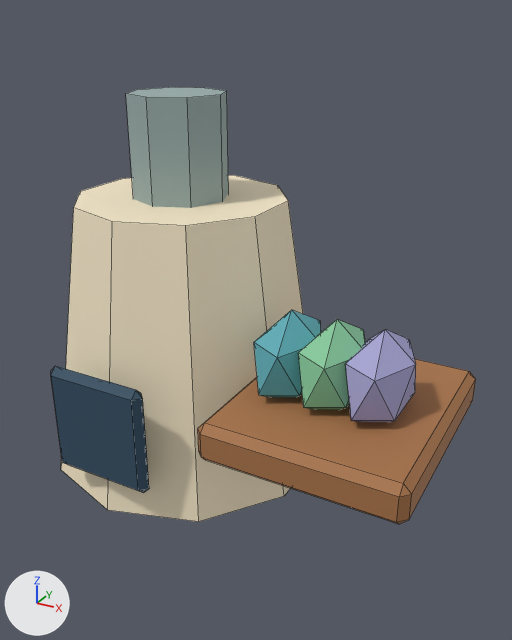
Two versions of the Blender file source/art-source/glassworks.blend, one commit apart.
Camera for both pictures: a camera (50 mm lens) standing at (1.42, -1.89, 1.61) and looking at (0.34, 0.07, 0.63). The axes (+X, +Y, +Z) are drawn at lower left. The lights are the same throughout. The older version comes first. Mesh edges are drawn as thin lines.

Objects in the first picture: 'kiln'.
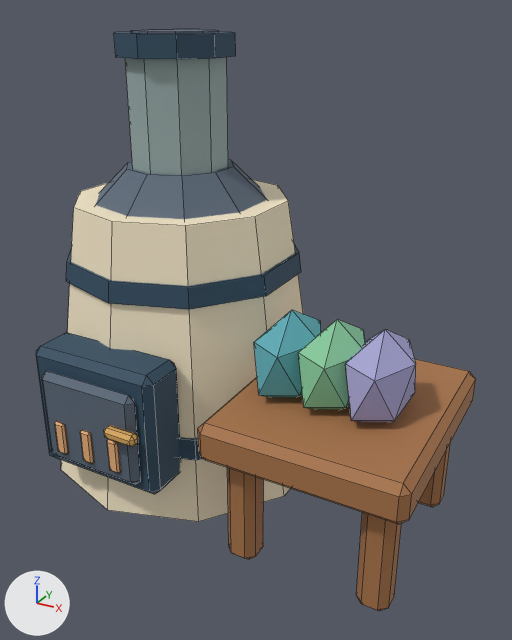
Location of each change, (x1, y1, x2, y2) in pixels of the pictures (512 x 640 px; the box of a moved part takes in the faces that stretch with it):
'kiln', reshaped (33% taller)
    before: (51, 87, 476, 524)
    after: (36, 29, 476, 611)
part 1 of me_cone_023, added (blue)
    after: (178, 437, 203, 460)
part 2 of me_cone_023, added (blue)
    after: (66, 245, 301, 309)
part 3 of me_cone_023, moved or reshaped
    before: (51, 366, 149, 493)
    after: (42, 371, 141, 484)
part 4 of me_cone_023, added
    after: (55, 421, 69, 454)
part 5 of me_cone_023, added
    after: (80, 430, 94, 464)
part 6 of me_cone_023, added
    after: (107, 439, 121, 473)
part 7 of me_cone_023, added (blue)
    after: (96, 159, 267, 219)
part 8 of me_cone_023, added
    after: (125, 57, 228, 175)
part 9 of me_cone_023, added (blue)
    after: (114, 31, 236, 59)
part 10 of me_cone_023, added
    after: (131, 29, 219, 34)
part 11 of me_cone_023, added (blue)
    after: (36, 332, 180, 494)
part 12 of me_cone_023, added (orange)
    after: (104, 425, 138, 447)
part 13 of me_cone_023, added (brown)
    after: (227, 467, 264, 559)
part 14 of me_cone_023, added (brown)
    after: (356, 512, 402, 611)
part 15 of me_cone_023, added (brown)
    after: (418, 442, 451, 507)
part 16 of me_cone_023, deleted
    before: (126, 87, 229, 208)

Patch to the scene script:
```diff
--- a/source/art-source/glassworks.blend.py
+++ b/source/art-source/glassworks.blend.py
@@ me_cone_023 @@
 # used by ob_kiln; parent = ob_glassworks; location = (0.0, 0.15, 0.5)
-me_cone_023.from_pydata(...)  # 120 vertices, 134 faces; spans x -0.5..1.06, y -0.57..0.53, z -0.5..0.85
+me_cone_023.from_pydata(...)  # 440 vertices, 430 faces; spans x -0.5..1.06, y -0.63..0.53, z -0.51..1.04
+# me_cone_023 part 1: a new loose piece, a 10-sided cut cone along z (radius 0.508 at the low end, 0.498 at the high end) spanning x -0.483..0.483, y -0.507..0.507, z -0.265..-0.195, in mat_glassworks_paint
+# me_cone_023 part 2: a new loose piece, a 10-sided cut cone along z (radius 0.431 at the low end, 0.422 at the high end) spanning x -0.41..0.41, y -0.431..0.431, z 0.245..0.315, in mat_glassworks_paint
+# me_cone_023 part 3: the loose piece of 24 vertices spanning x -0.19..0.19, y -0.55..-0.5, z -0.36..0.03 is scaled about its middle by (1.01, 0.9, 0.841), then moved by (0.0, -0.04, 0.03)
+# me_cone_023 part 4: the loose piece of 24 vertices spanning x -0.19..0.19, y -0.55..-0.5, z -0.36..0.03 is copied, and the copy is scaled about its middle by (0.101, 0.32, 0.31), then moved by (-0.11, -0.07, -0.03); it spans x -0.13..-0.09, y -0.6..-0.59, z -0.26..-0.14
+# me_cone_023 part 5: the loose piece of 24 vertices spanning x -0.19..0.19, y -0.55..-0.5, z -0.36..0.03 is copied, and the copy is scaled about its middle by (0.101, 0.32, 0.31), then moved by (0.0, -0.07, -0.03); it spans x -0.02..0.02, y -0.6..-0.59, z -0.26..-0.14
+# me_cone_023 part 6: the loose piece of 24 vertices spanning x -0.19..0.19, y -0.55..-0.5, z -0.36..0.03 is copied, and the copy is scaled about its middle by (0.101, 0.32, 0.31), then moved by (0.11, -0.07, -0.03); it spans x 0.09..0.13, y -0.6..-0.59, z -0.26..-0.14
+# me_cone_023 part 7: a new loose piece, a 10-sided cut cone along z (radius 0.38 at the low end, 0.19 at the high end) spanning x -0.36..0.36, y -0.38..0.38, z 0.43..0.61, in mat_glassworks_paint
+# me_cone_023 part 8: a new loose piece, a 10-sided cylinder along z spanning x -0.16..0.16, y -0.17..0.17, z 0.59..1.01, in mat_glassworks_paint
+# me_cone_023 part 9: a new loose piece, a 10-sided cylinder along z spanning x -0.19..0.19, y -0.2..0.2, z 0.965..1.035, in mat_glassworks_paint
+# me_cone_023 part 10: a new loose piece, a 10-sided cylinder along z spanning x -0.1379..0.1379, y -0.145..0.145, z 1.033..1.041, in mat_glassworks_paint
+# me_cone_023 part 11: a new loose piece of 24 vertices spanning x -0.24..0.24, y -0.56..-0.39, z -0.35..0.09, in mat_glassworks_paint
+# me_cone_023 part 12: a new loose piece of 24 vertices spanning x 0.1..0.22, y -0.63..-0.59, z -0.12..-0.08, in mat_glassworks_paint
+# me_cone_023 part 13: a new loose piece of 24 vertices spanning x 0.47..0.57, y -0.52..-0.42, z -0.51..-0.09, in mat_glassworks_paint
+# me_cone_023 part 14: a new loose piece of 24 vertices spanning x 0.91..1.01, y -0.52..-0.42, z -0.51..-0.09, in mat_glassworks_paint
+# me_cone_023 part 15: a new loose piece of 24 vertices spanning x 0.91..1.01, y 0.02..0.12, z -0.51..-0.09, in mat_glassworks_paint
+# me_cone_023 part 16: the loose piece of 16 vertices spanning x -0.17..0.17, y -0.17..0.17, z 0.47..0.85 is deleted
+# other edits to the shape of me_cone_023 do not show in these pictures
 me_cone_023.materials.append(mat_glassworks_paint)
```
